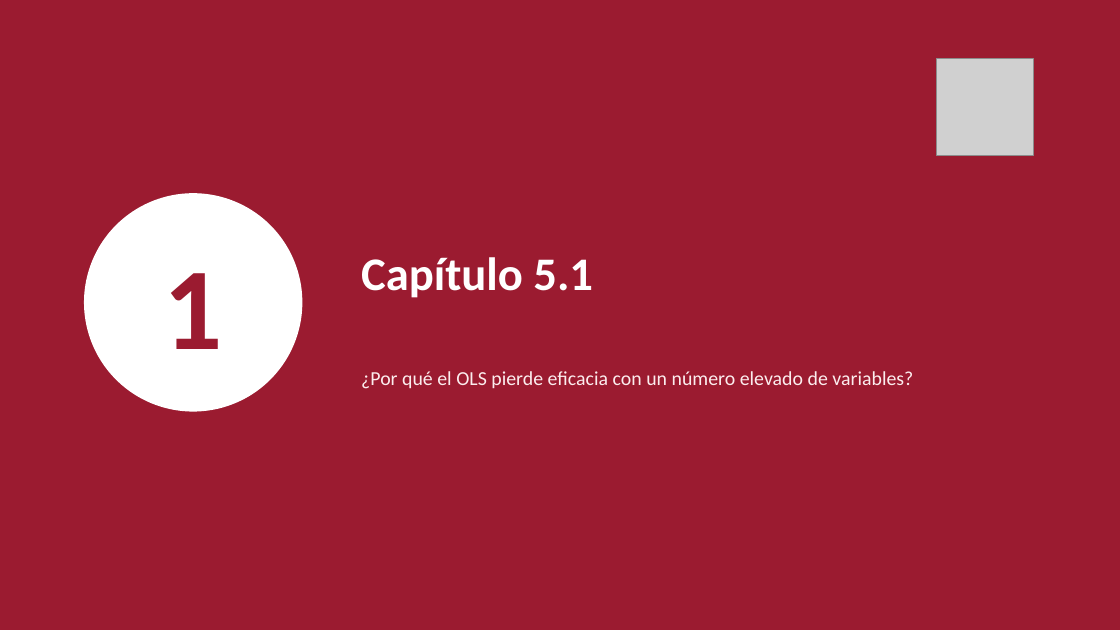
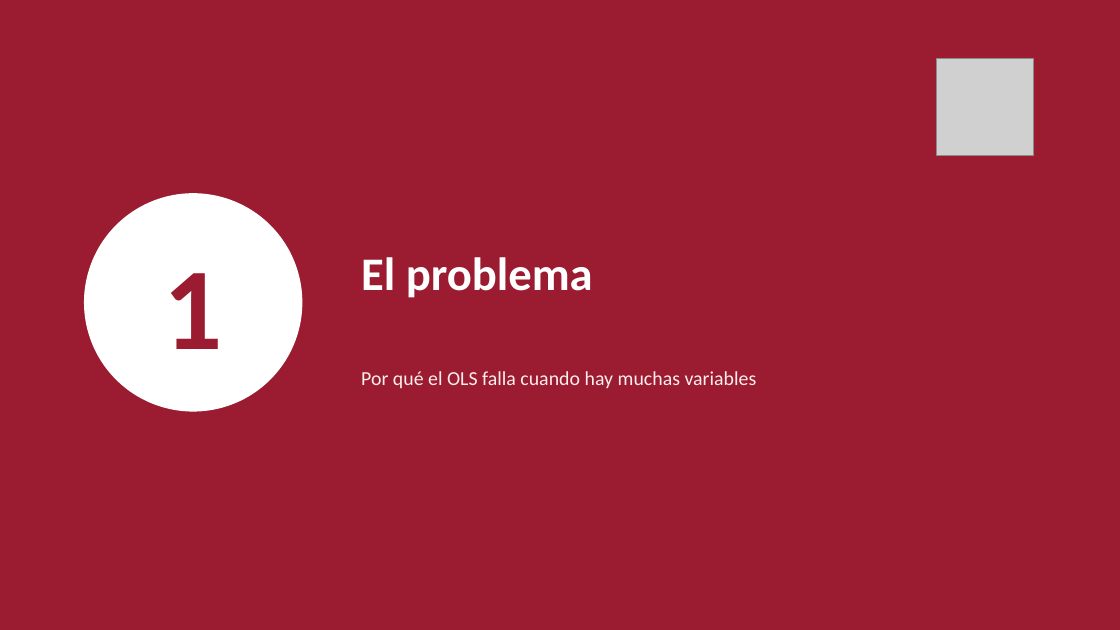
Before and after one commit to jonatanfigueroagil-creator/herramientas-ciencia-datos-alumnos, a slide deck: slide 3 of pregrado/s05/presentacion/S05A.pptx. Drawn at 1120x630 pixels with LibreOffice and Linux fonts; fonts in the diff are those of the drawing; grey boxes stand for pictures. Boxes give left, top, right and bottom in pixels: in the first picture for what was removed or moved away, otherwise in the second. Text is boxed around its words. In the diff, an @@ line names an element or a change of style, - is before the commit and + after.

```diff
--- a/pregrado/s05/presentacion/S05A.pptx
+++ b/pregrado/s05/presentacion/S05A.pptx
@@ text at (361, 257, 593, 298): text changed @@
-Capítulo 5.1
+El problema
@@ text at (361, 371, 757, 388): text changed @@
-¿Por qué el OLS pierde eficacia con un número elevado de variables?
+Por qué el OLS falla cuando hay muchas variables
```
Also in this commit, not shown: 16 other slides changed, 2 slides added, 6 slides removed, 23 other files.
